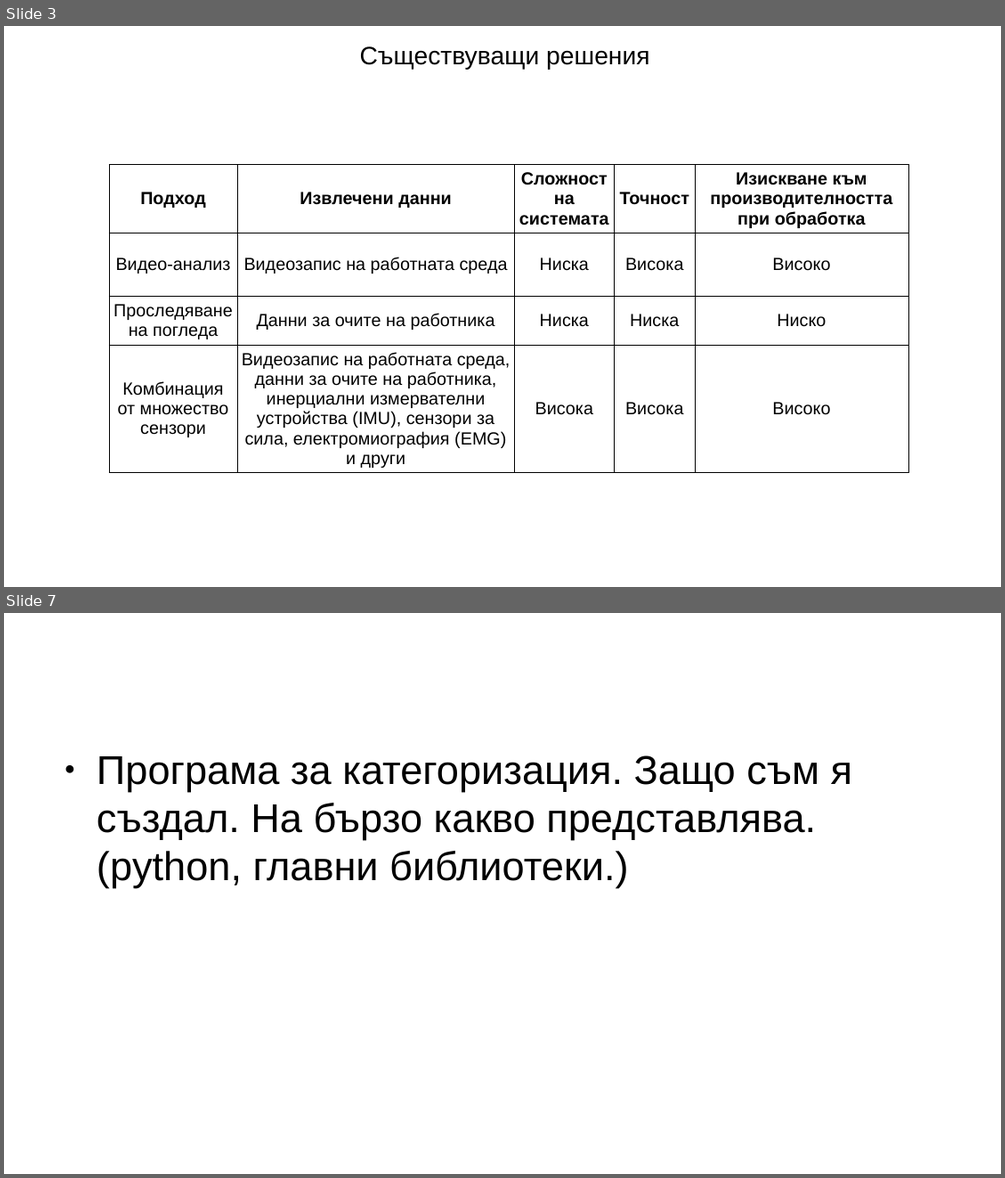
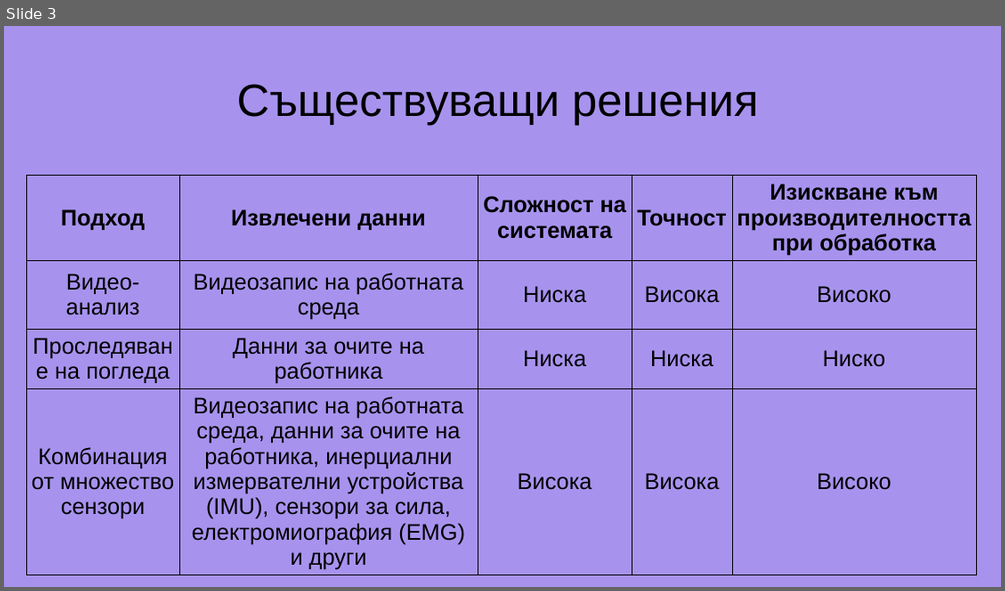
Before and after one commit to GeorgeChaparov/University-Theses, a slide deck: Presentation.odp. Shown one above the other, each under a label of ours: slides 3 and 7 before the commit, slide 3 after it; the slides between them are not shown. The pictures are 1005x1178 and 1005x591 pixels, drawn with LibreOffice and Linux fonts; fonts in the diff are those of the drawing. Boxes give left, top, right and bottom in pixels: in the first picture for what was removed or moved away, otherwise in the second. Text is boxed around its words. In the diff, an @@ line names an element or a change of style, - is before the commit and + after.

```diff
--- a/Presentation.odp
+++ b/Presentation.odp
@@ slide 7 removed at (x1=4, y1=613, x2=1001, y2=1174), background #FFFFFF @@
@@ text removed at (x1=97, y1=755, x2=852, y2=888) @@
-● Програма за категоризация. Защо съм я създал. На бързо какво представлява.(python, главни библиотеки.)
@@ slide 3 changed as well @@
@@ background #FFFFFF to #A793EE @@
@@ text "Съществуващи решения" moved from (x1=360, y1=46, x2=649, y2=70) to (x1=237, y1=84, x2=758, y2=126) @@
@@ text "Съществуващи решения" at (x1=237, y1=84, x2=758, y2=126): size 20 to 36 pt @@
@@ table at (x1=26, y1=176, x2=977, y2=573) @@
@@ size 14 to 18 pt @@
@@ table resized from (x1=109, y1=164, x2=908, y2=471) to (x1=26, y1=176, x2=977, y2=573) @@
```
Also in this commit, not shown: 2 other slides changed, 19 slides added, 11 other slides removed, 3 other files.
